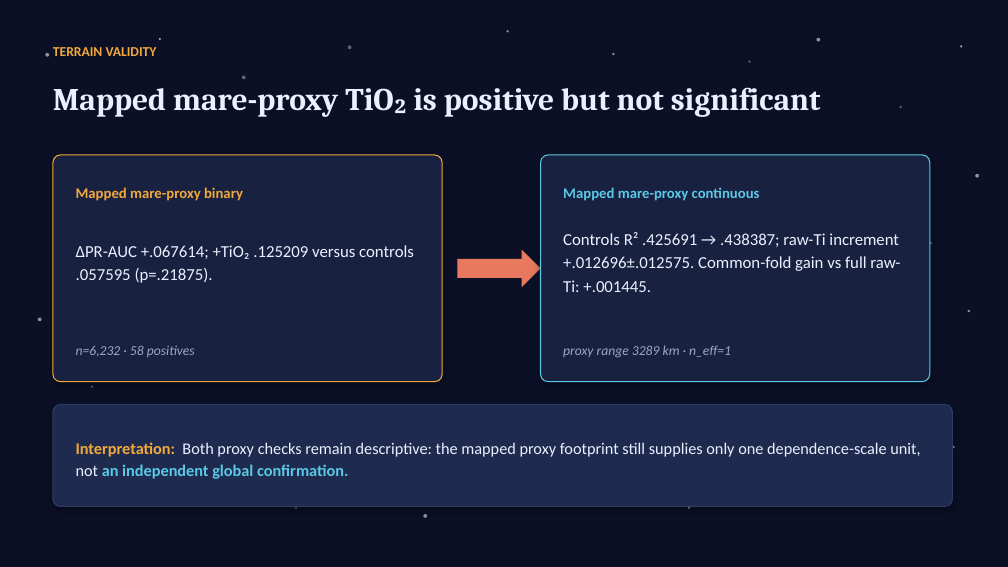
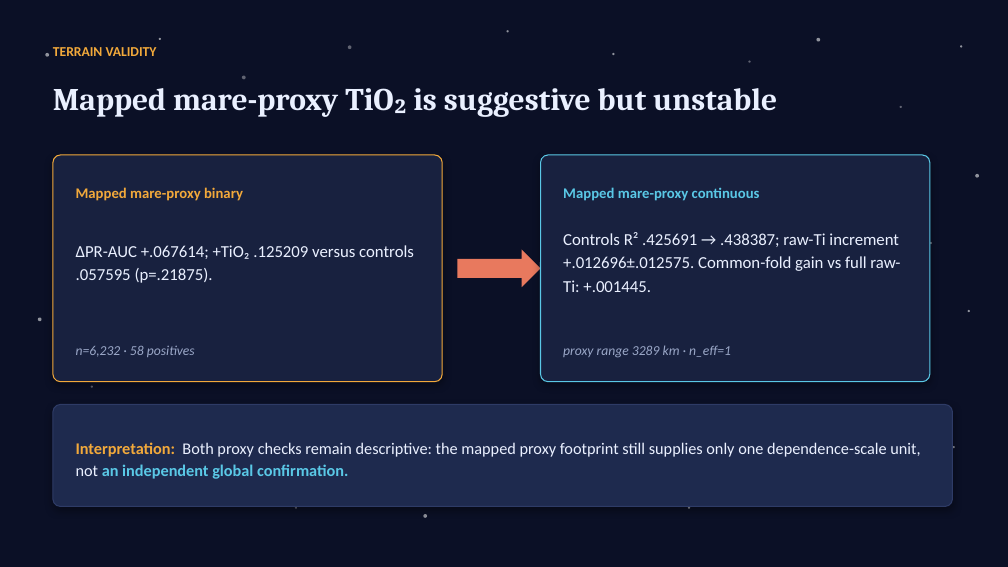
Before and after one commit to lemoon01110/Lunar-Titanium-Magnetism, a slide deck: slide 10 of Paper-and-Pitch/Pitch.pptx (slide 11 before the commit). Drawn at 1008x567 pixels with LibreOffice and Linux fonts; fonts in the diff are those of the drawing. Boxes give left, top, right and bottom in pixels: in the first picture for what was removed or moved away, otherwise in the second. Text is boxed around its words. In the diff, an @@ line names an element or a change of style, - is before the commit and + after.

```diff
--- a/Paper-and-Pitch/Pitch.pptx
+++ b/Paper-and-Pitch/Pitch.pptx
@@ text at bbox=[53, 88, 777, 117]: text changed @@
-Mapped mare-proxy TiO₂ is positive but not significant
+Mapped mare-proxy TiO₂ is suggestive but unstable
```
Also in this commit, not shown: 2 other slides changed, 1 slide removed, 1 other file.
